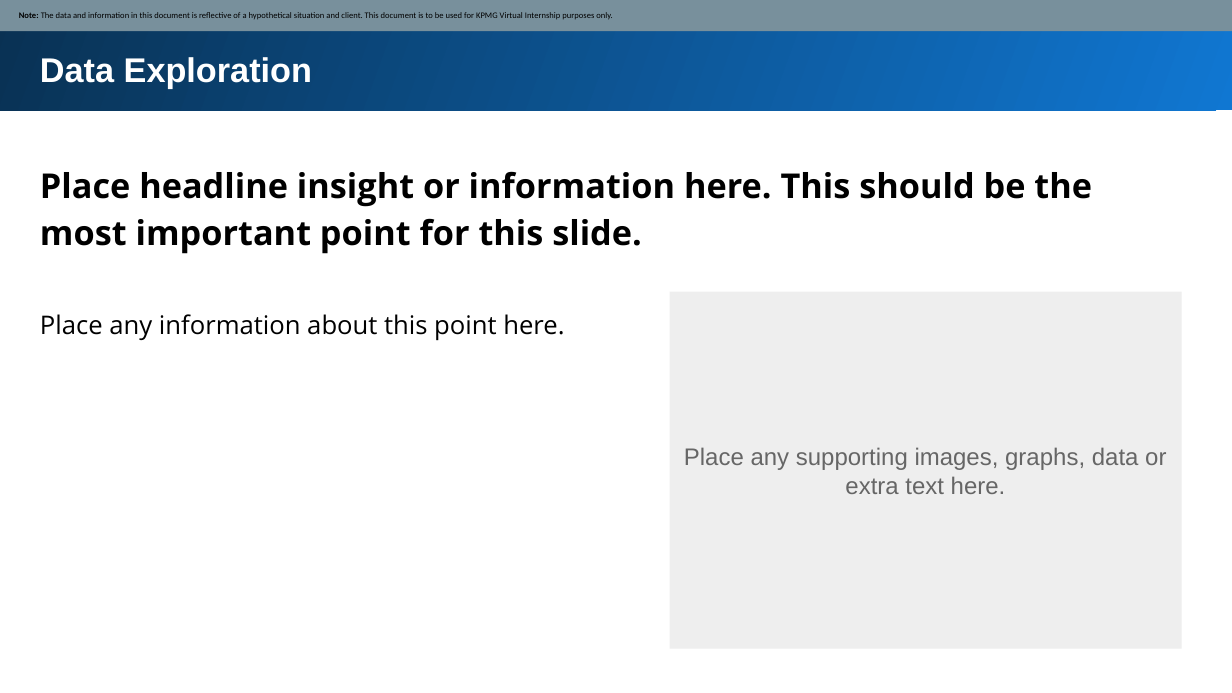
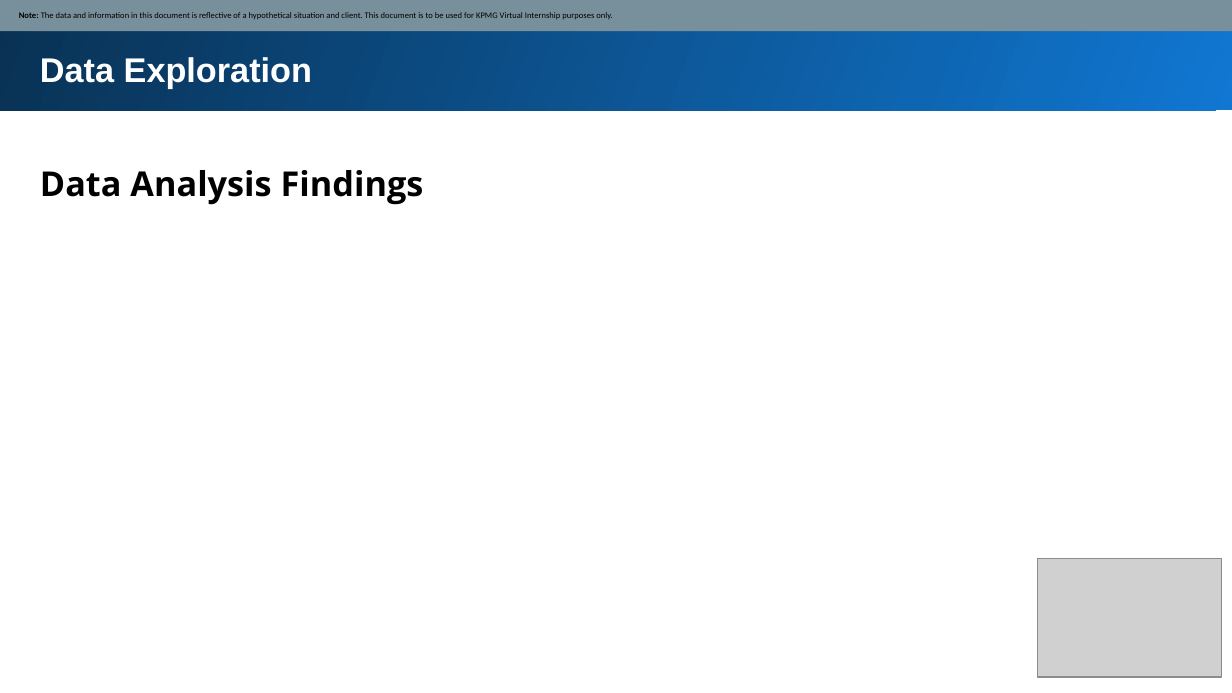
Before and after one commit to Nickimani/KPMG_Virtual_Internship, a slide deck: slide 6 of Deliverables/Presentation Slides.pptx (slide 4 before the commit). Drawn at 1232x693 pixels with LibreOffice and Linux fonts; fonts in the diff are those of the drawing; grey boxes stand for pictures. Boxes give left, top, right and bottom in pixels: in the first picture for what was removed or moved away, otherwise in the second. Text is boxed around its words. In the diff, an @@ line names an element or a change of style, - is before the commit and + after.

Commit message:
Added the tableau analysis workbook, Updated presentation file

```diff
--- a/Deliverables/Presentation Slides.pptx
+++ b/Deliverables/Presentation Slides.pptx
@@ text at box(40, 170, 424, 205): text changed @@
-Place headline insight or information here. This should be the most important point for this slide.
+Data Analysis Findings
@@ rectangle removed at box(670, 292, 1183, 649) @@
@@ text removed at box(40, 314, 564, 341) @@
-Place any information about this point here.
@@ text removed at box(684, 447, 1166, 494) @@
-Place any supporting images, graphs, data or extra text here.
@@ picture added at box(1037, 558, 1221, 676) @@
```
Also in this commit, not shown: 7 other slides changed, 4 slides added, 6 other files.
